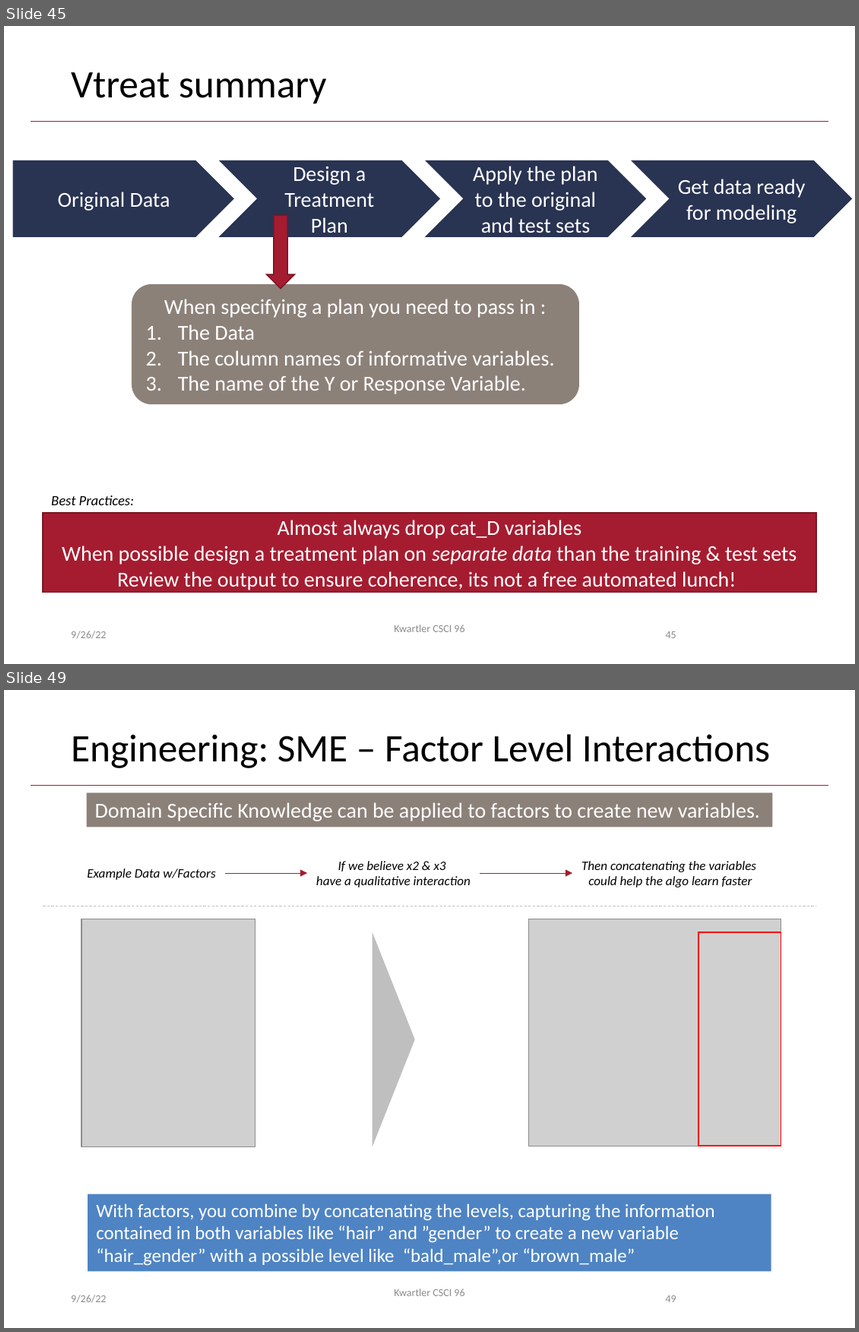
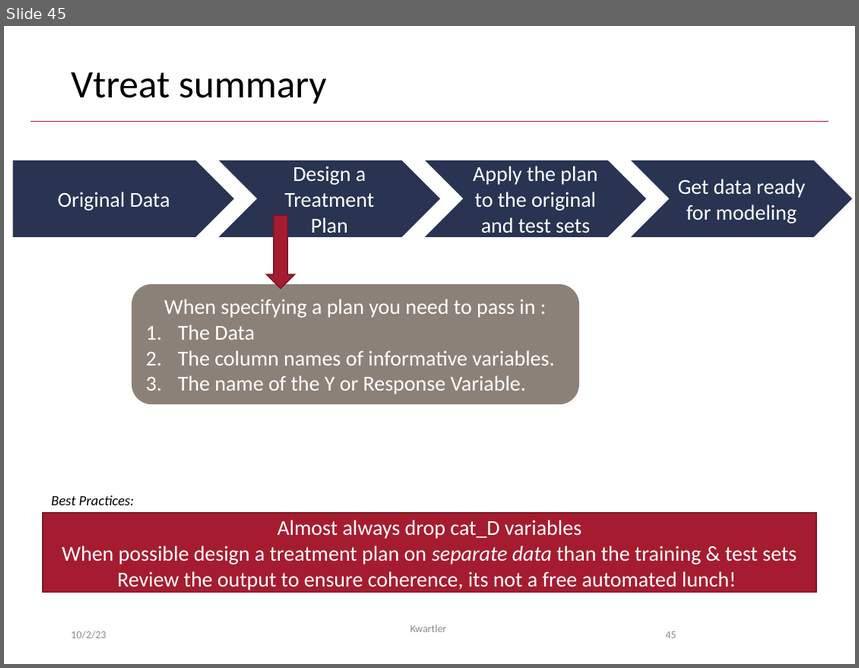
Before and after one commit to kwartler/Harvard_DataMining_Business_Student, a slide deck: Lessons/D_DM_Workflow/A_DM_Workflow_Preprocessing.pptx. Shown one above the other, each under a label of ours: slides 45 and 49 before the commit, slide 45 after it; the slides between them are not shown. The pictures are 859x1332 and 859x668 pixels, drawn with LibreOffice and Linux fonts; fonts in the diff are those of the drawing; grey boxes stand for pictures; background and template pictures are left out. Boxes give left, top, right and bottom in pixels: in the first picture for what was removed or moved away, otherwise in the second. Text is boxed around its words. In the diff, an @@ line names an element or a change of style, - is before the commit and + after.

```diff
--- a/Lessons/D_DM_Workflow/A_DM_Workflow_Preprocessing.pptx
+++ b/Lessons/D_DM_Workflow/A_DM_Workflow_Preprocessing.pptx
@@ slide 49 removed at [4, 690, 855, 1328], background #FFFFFF; not listed: 1 template element that a slide beside it also shows @@
@@ title removed at [71, 734, 770, 768] @@
-Engineering: SME – Factor Level Interactions
@@ rectangle removed at [87, 793, 772, 827] @@
-Domain Specific Knowledge can be applied to factors to create new variables.
@@ text removed at [87, 869, 215, 880] @@
-Example Data w/Factors
@@ text removed at [316, 861, 471, 888] @@
-If we believe x2 & x3
-have a qualitative interaction
@@ text removed at [582, 861, 757, 888] @@
-Then concatenating the variables
-could help the algo learn faster
@@ arrow removed from (225, 873) to (307, 873) @@
@@ arrow removed from (480, 873) to (572, 873) @@
@@ line removed from (44, 906) to (816, 906) @@
@@ picture removed at [82, 919, 255, 1147] @@
@@ triangle removed at [373, 932, 415, 1147] @@
@@ picture removed at [528, 919, 781, 1146] @@
@@ rectangle removed at [699, 932, 781, 1146] @@
@@ rectangle removed at [88, 1195, 771, 1272] @@
-With factors, you combine by concatenating the levels, capturing the information contained in both variables like “hair” and ”gender” to create a new variable “hair_gender” with a possible level like “bald_male”,or “brown_male”
@@ text removed at [71, 1295, 106, 1303] @@
-9/26/22
@@ text removed at [394, 1289, 465, 1296] @@
-Kwartler CSCI 96
@@ page number removed at [666, 1296, 677, 1303] @@
-49
@@ slide 45 changed as well @@
@@ text at [71, 631, 106, 639]: text changed @@
-9/26/22
+10/2/23
@@ text at [411, 625, 447, 632]: text changed @@
-Kwartler CSCI 96
+Kwartler
```
Also in this commit, not shown: 57 other slides changed, 4 other slides removed, 6 other files.
